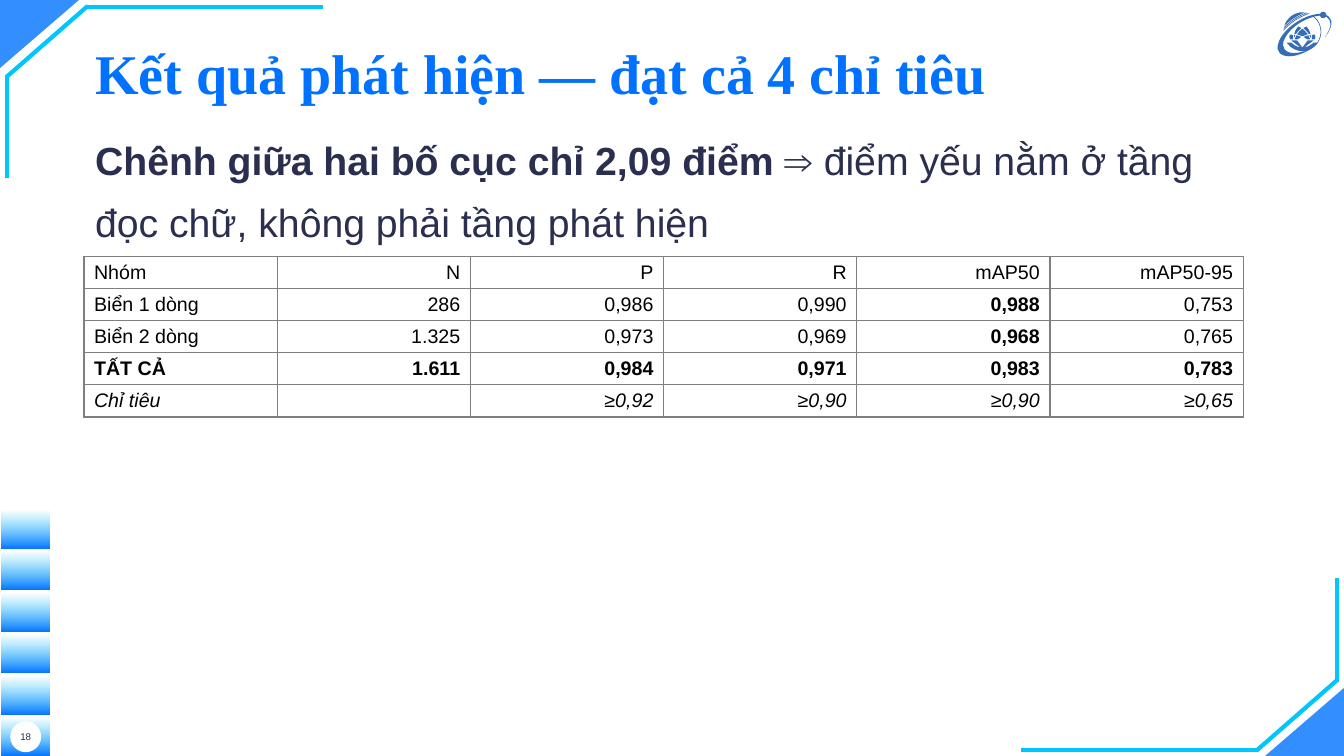
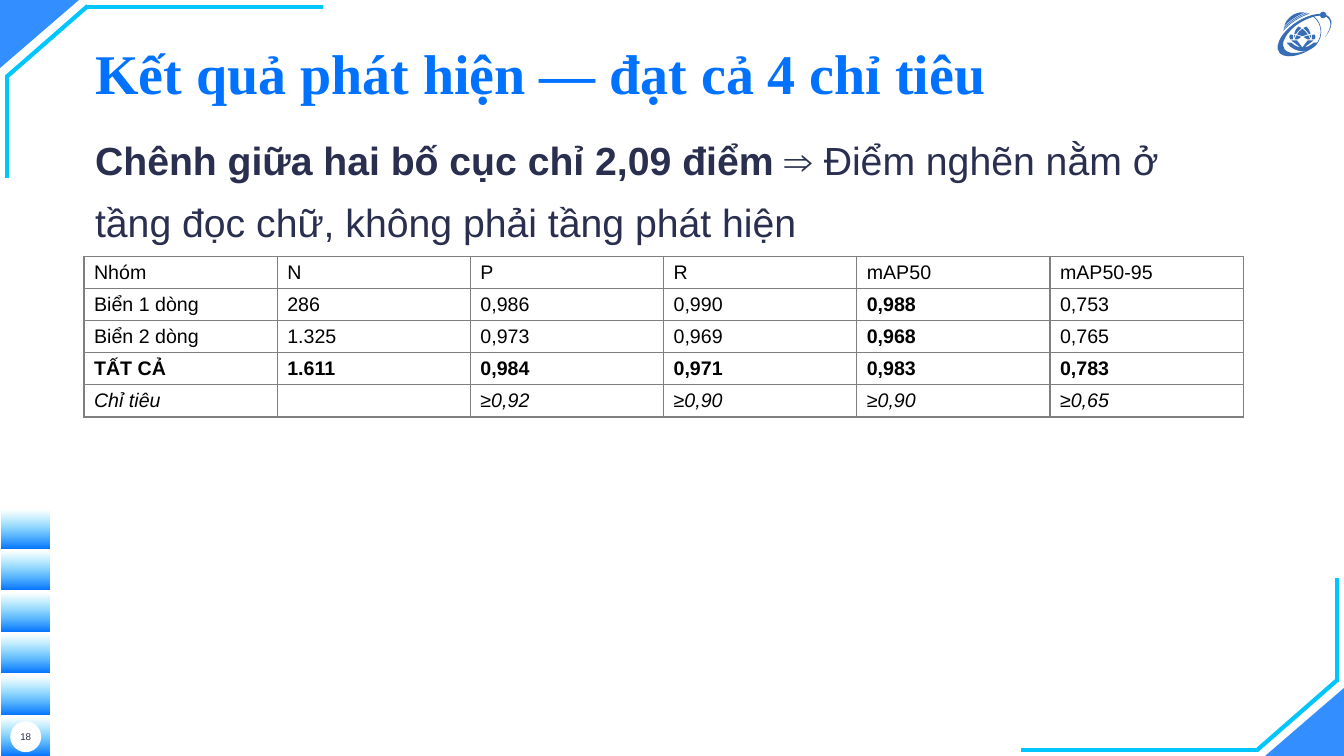
Before and after one commit to hieunguyen2604/alpr-do-an-mon-hoc, a slide deck: slide 18 of docs/slides/slides.pptx. Drawn at 1344x756 pixels with LibreOffice and Linux fonts; fonts in the diff are those of the drawing; background and template pictures are left out. Boxes give left, top, right and bottom in pixels: in the first picture for what was removed or moved away, otherwise in the second. Text is boxed around its words. In the diff, an @@ line names an element or a change of style, - is before the commit and + after.

```diff
--- a/docs/slides/slides.pptx
+++ b/docs/slides/slides.pptx
@@ text at box(95, 144, 1159, 245): text changed @@
-Chênh giữa hai bố cục chỉ 2,09 điểm ⇒ điểm yếu nằm ở tầng đọc chữ, không phải tầng phát hiện
+Chênh giữa hai bố cục chỉ 2,09 điểm ⇒ Điểm nghẽn nằm ở tầng đọc chữ, không phải tầng phát hiện
@@ table at box(84, 256, 1245, 681) @@
@@ alignment right to left @@
```
Also in this commit, not shown: 14 other slides changed, 3 other files.
